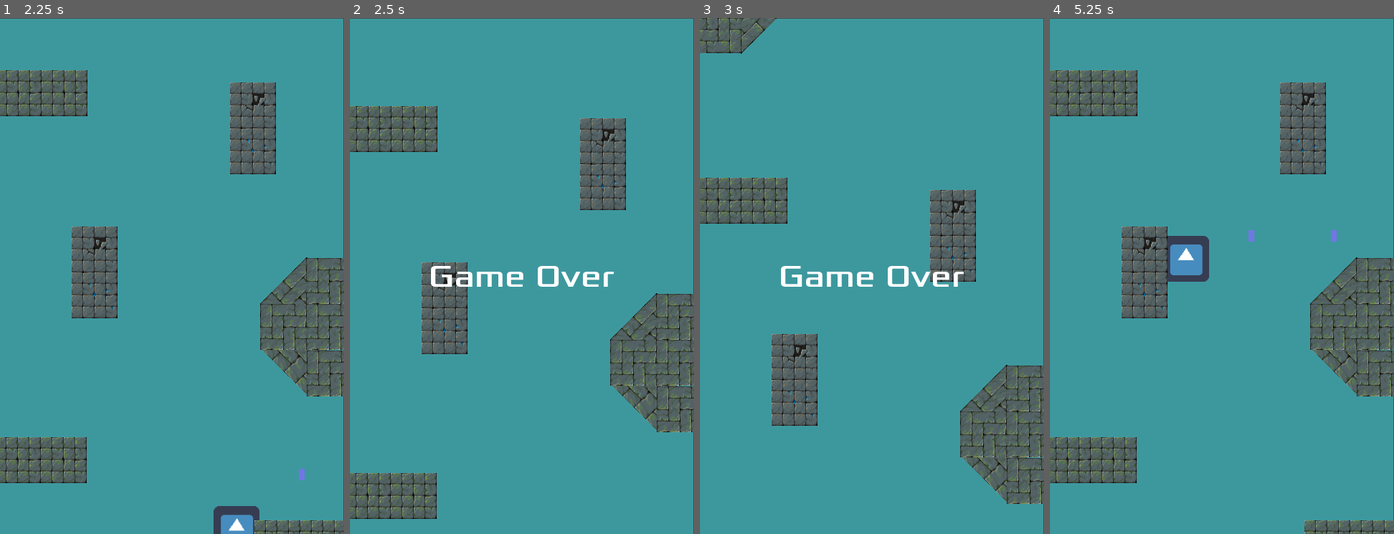
Above: before the commit, frames 1-4 (left to right).
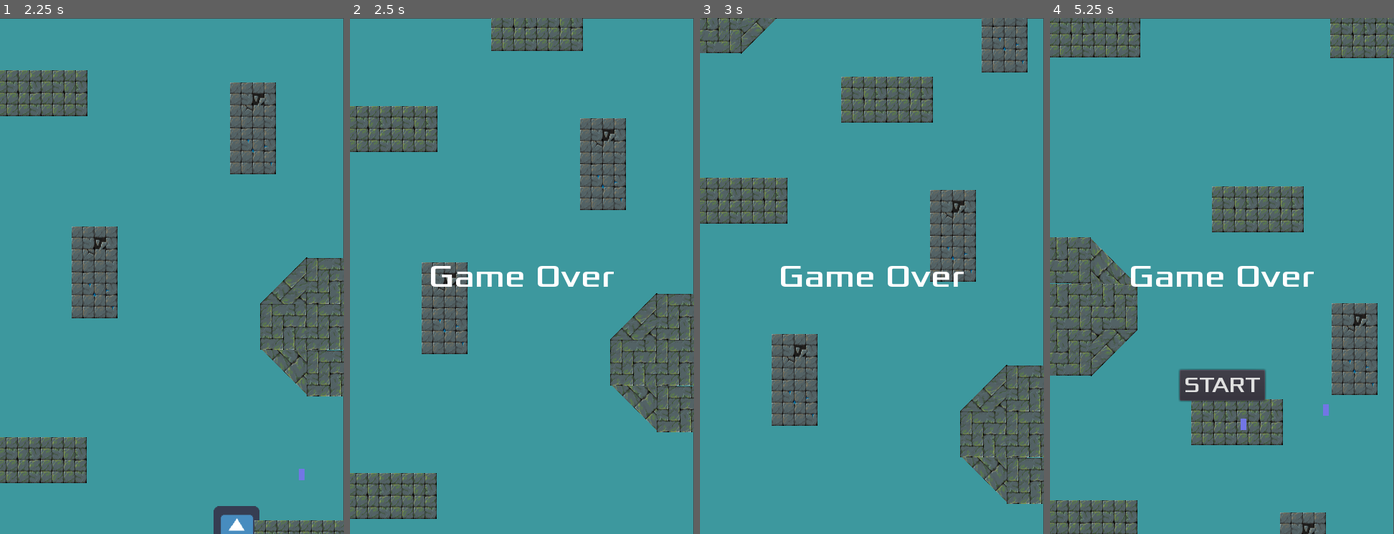
Above: after the commit, the same moments.

Repository: Harrison-Winters/Jet-Pack-Escape
Game: Godot game, scene res://Stage1.tscn
Same seed, same stepped clock (60 frames per second), same inputs: the game is played once before the commit and once after it. The engine's default icon, where the game draws it, is replaced by a stand-in: a white triangle on a blue panel in a dark square.
Inputs:
- Up to frame 1 (2.25 s): click "START" at 0.5 s; hold Right (ui_right) 1.28-2.03 s; hold Z (shoot) 1.28-2.03 s; hold Down (ui_down) from 2.03 s (still down); tap Z (shoot) at 2.1 s
- Up to frame 2 (2.5 s): keep holding Down (ui_down)
- Up to frame 3 (3 s): release Down (ui_down) at 2.78 s; hold Right (ui_right) from 2.78 s (still down); hold Z (shoot) from 2.78 s (still down)
- Up to frame 4 (5.25 s): release Right (ui_right) at 3.5 s; release Z (shoot) at 3.5 s; click "START" at 3.5 s; hold Up (ui_up) 4.28-5.03 s; tap Z (shoot) at 4.35 s; hold Left (ui_left) from 5.03 s (still down); hold Z (shoot) from 5.03 s (still down)

Frame 1 is identical in both runs. In frame 2, 1.7% of the frame differs, in the area x 41-68%, y 0-7%; in frame 3, 3.8%; in frame 4, 32%, in the area x 0-100%, y 0-100%.

Commit message:
stage building

Diff:
--- a/Jetpack Escape/Part1.tscn
+++ b/Jetpack Escape/Part1.tscn
@@ -33,10 +33,10 @@
 [node name="Obstacle6" parent="." groups=["ObstaclesPart1"] instance=ExtResource( 1 )]
 position = Vector2( 285, -187 )
 
-[node name="Obstacle7" parent="." instance=ExtResource( 2 )]
+[node name="Obstacle7" parent="." groups=["ObstaclesPart1"] instance=ExtResource( 2 )]
 position = Vector2( 684, -462 )
 
-[node name="Obstacles" parent="." instance=ExtResource( 1 )]
+[node name="Obstacles" parent="." groups=["ObstaclesPart1"] instance=ExtResource( 1 )]
 position = Vector2( 488, -328 )
 
 [node name="Wall3" parent="." groups=["ObstaclesPart1"] instance=ExtResource( 3 )]
@@ -46,13 +46,13 @@
 [node name="Wall4" parent="." groups=["ObstaclesPart1"] instance=ExtResource( 3 )]
 position = Vector2( 285, -489 )
 
-[node name="Obstacles2" parent="." instance=ExtResource( 1 )]
+[node name="Obstacles2" parent="." groups=["ObstaclesPart1"] instance=ExtResource( 1 )]
 position = Vector2( 289, -869 )
 
-[node name="Obstacles3" parent="." instance=ExtResource( 1 )]
+[node name="Obstacles3" parent="." groups=["ObstaclesPart1"] instance=ExtResource( 1 )]
 position = Vector2( 682, -868 )
 
-[node name="Obstacle8" parent="." instance=ExtResource( 2 )]
+[node name="Obstacle8" parent="." groups=["ObstaclesPart1"] instance=ExtResource( 2 )]
 position = Vector2( 577, -1566 )
 
 [node name="Wall5" parent="." groups=["ObstaclesPart1"] instance=ExtResource( 3 )]
@@ -63,13 +63,13 @@
 position = Vector2( 518, -1060 )
 rotation = -1.5708
 
-[node name="Obstacles4" parent="." instance=ExtResource( 1 )]
+[node name="Obstacles4" parent="." groups=["ObstaclesPart1"] instance=ExtResource( 1 )]
 position = Vector2( 282, -1394 )
 
-[node name="Obstacles5" parent="." instance=ExtResource( 1 )]
+[node name="Obstacles5" parent="." groups=["ObstaclesPart1"] instance=ExtResource( 1 )]
 position = Vector2( 719, -1724 )
 
-[node name="Obstacles6" parent="." instance=ExtResource( 1 )]
+[node name="Obstacles6" parent="." groups=["ObstaclesPart1"] instance=ExtResource( 1 )]
 position = Vector2( 534, -1896 )
 
 [node name="Obstacles7" parent="." groups=["ObstaclesPart1"] instance=ExtResource( 1 )]
--- a/Jetpack Escape/Stage1.tscn
+++ b/Jetpack Escape/Stage1.tscn
@@ -69,6 +69,3 @@
 
 [node name="StartTimer" type="Timer" parent="."]
 one_shot = true
-
-[connection signal="restart_game" from="HUD" to="." method="new_game"]
-[connection signal="start_game" from="HUD" to="." method="initial_game"]
--- /dev/null
+++ b/Jetpack Escape/Wall.gd
@@ -0,0 +1,13 @@
+extends Node2D
+
+
+
+func _ready():
+	pass # Replace with function body.
+
+func _process(delta):
+	var velocity = Vector2.DOWN * 200
+	position += velocity * delta
+
+	if position.y > 800:
+		position.y = -800
